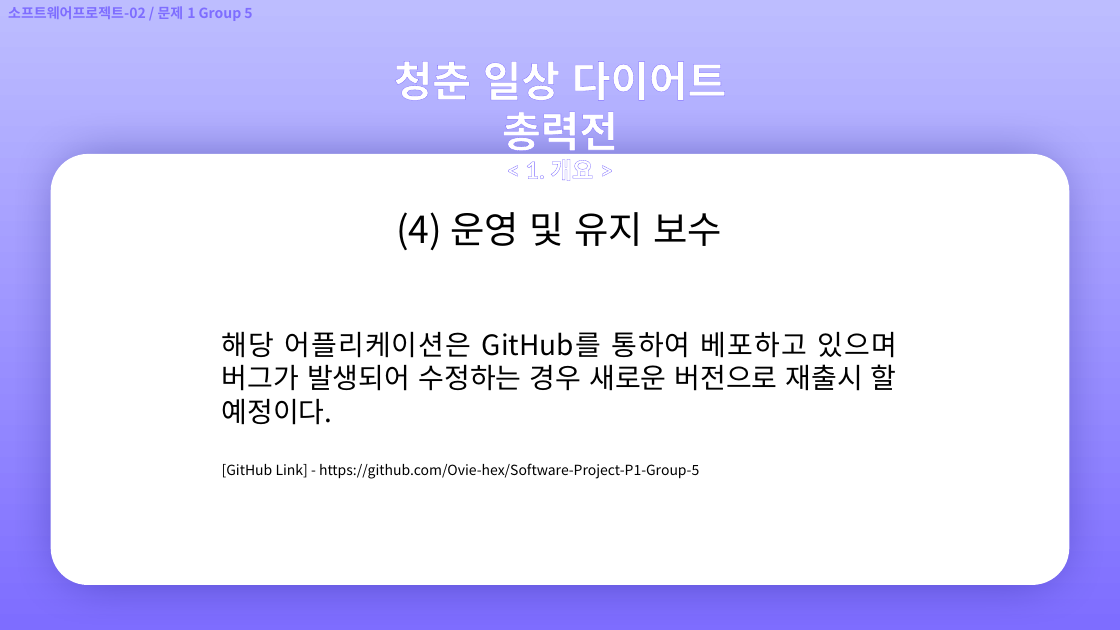
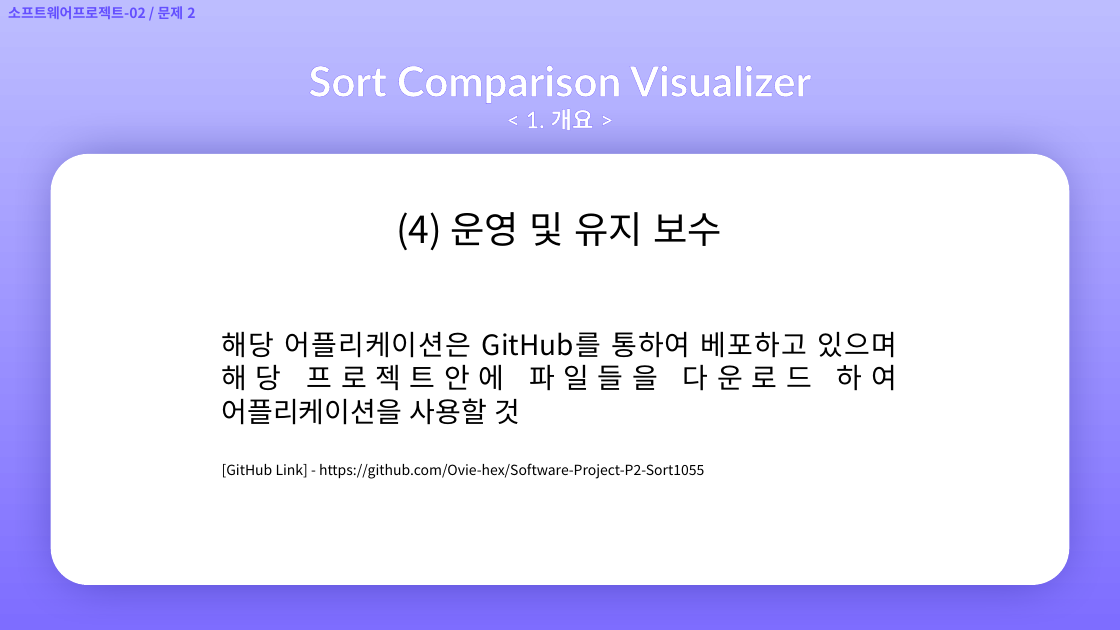
Before and after one commit to Ovie-hex/Software-Project-P2-Sort1055, a slide deck: slide 8 of [문제 2] 문서 기록/[문제 2] 발표자료 탬플릿 [20231055 정유운].pptx. Drawn at 1120x630 pixels with LibreOffice and Linux fonts; fonts in the diff are those of the drawing; background and template pictures are left out. Boxes give left, top, right and bottom in pixels: in the first picture for what was removed or moved away, otherwise in the second. Text is boxed around its words. In the diff, an @@ line names an element or a change of style, - is before the commit and + after.

Commit message:
✅ Sort Comparison Visualizer (1.2) <Released>

```diff
--- a/[문제 2] 문서 기록/[문제 2] 발표자료 탬플릿 [20231055 정유운].pptx
+++ b/[문제 2] 문서 기록/[문제 2] 발표자료 탬플릿 [20231055 정유운].pptx
@@ text at [8,6,195,19]: text changed; text colour #7E6DFF to #644FFF @@
-소프트웨어프로젝트-02 / 문제 1 Group 5
+소프트웨어프로젝트-02 / 문제 2
@@ text "Sort Comparison Visualizer": place and size @@
-text "Sort Comparison Visualizer" at [394,61,727,181]
+text "Sort Comparison Visualizer" at [308,66,811,130]
@@ text at [308,66,811,104]: text changed @@
-청춘 일상 다이어트 총력전
+Sort Comparison Visualizer
@@ text at [222,331,897,479]: text changed @@
-해당 어플리케이션은 GitHub를 통하여 베포하고 있으며 버그가 발생되어 수정하는 경우 새로운 버전으로 재출시 할 예정이다.
-[GitHub Link] - https://github.com/Ovie-hex/Software-Project-P1-Group-5
+해당 어플리케이션은 GitHub를 통하여 베포하고 있으며 해당 프로젝트안에 파일들을 다운로드 하여 어플리케이션을 사용할 것
+[GitHub Link] - https://github.com/Ovie-hex/Software-Project-P2-Sort1055
```
Also in this commit, not shown: 7 other slides changed, 10 slides added, 7 slides removed, 7 other files.
